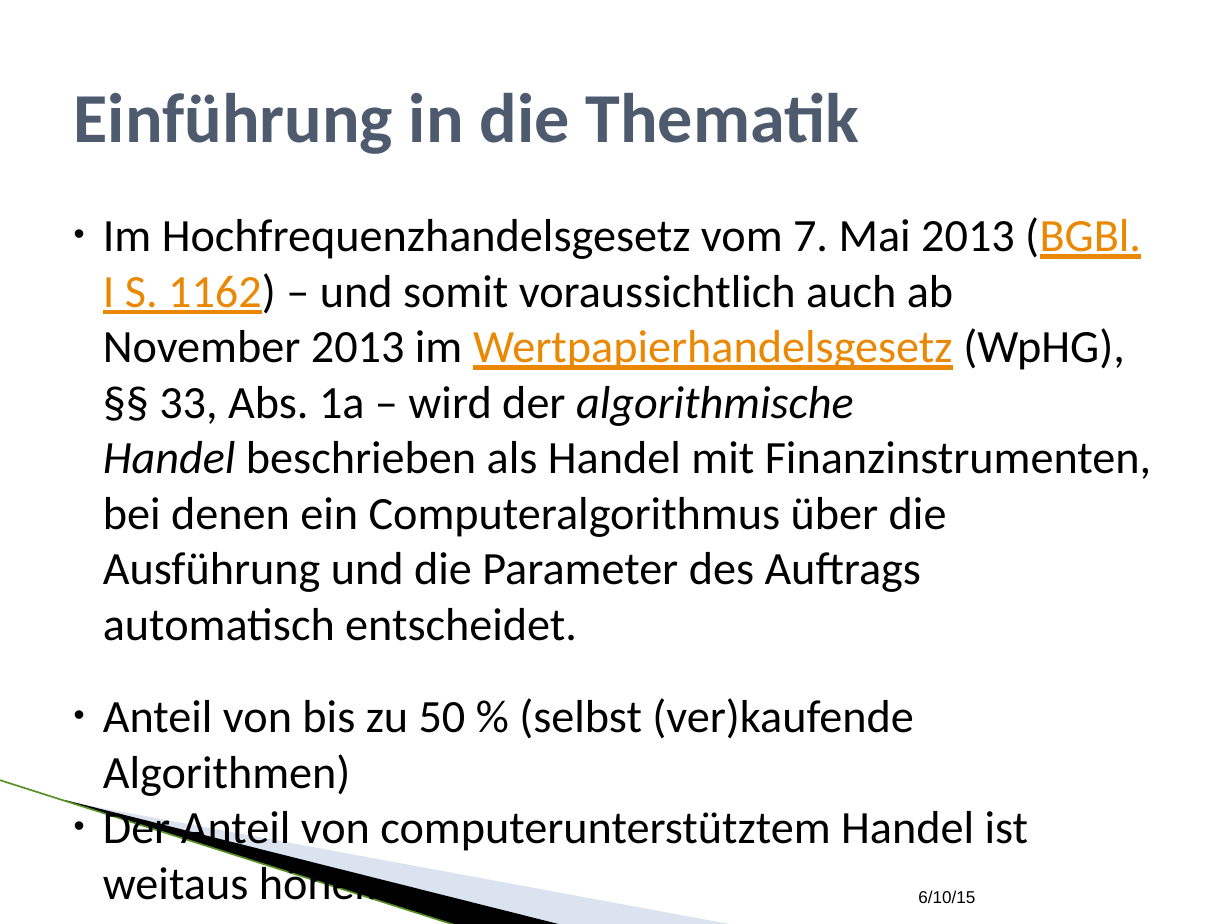
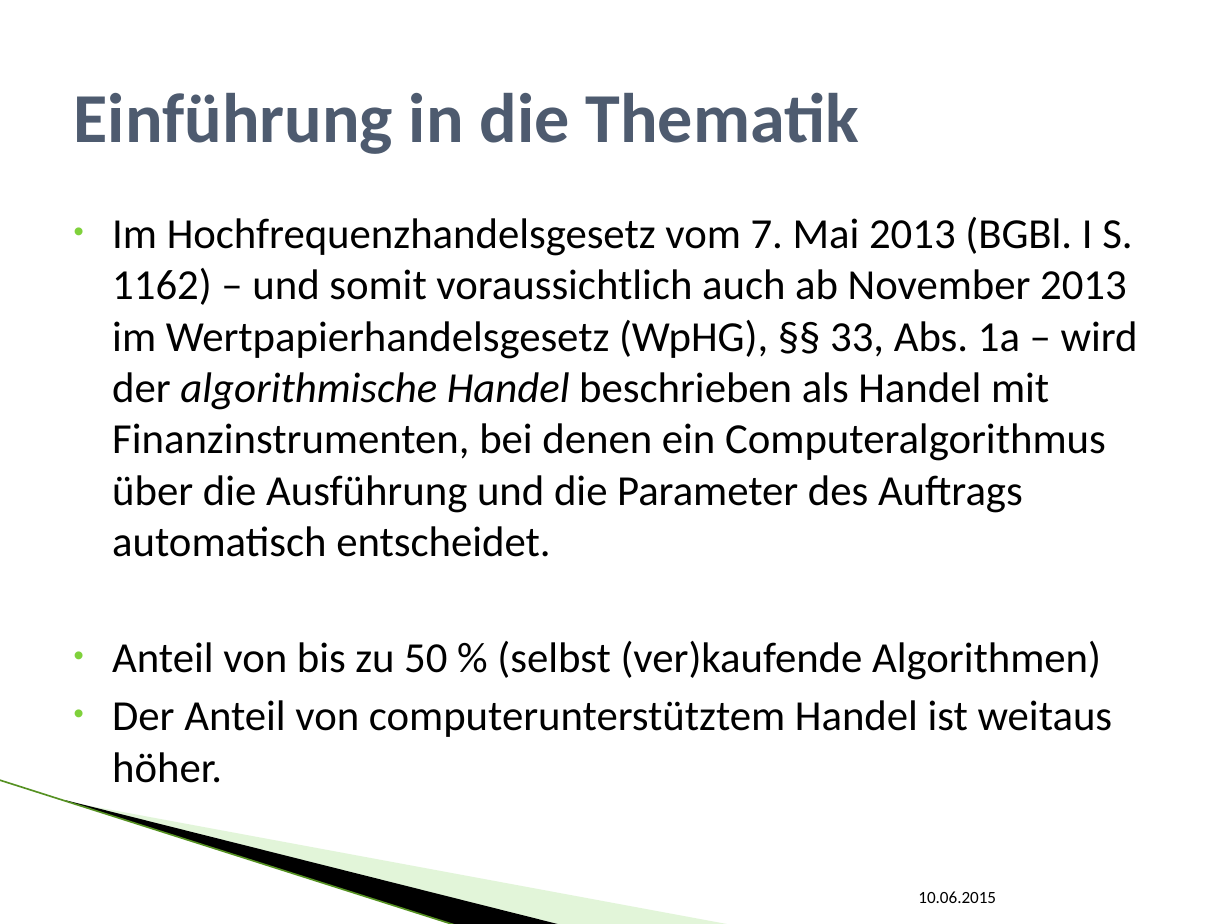
Before and after one commit to SEPSkyware6MM/StockForecast, a slide deck: slide 3 of ALR_Vortrag.pptx. Drawn at 1232x924 pixels with LibreOffice and Linux fonts; fonts in the diff are those of the drawing; background and template pictures are left out. Boxes give left, top, right and bottom in pixels: in the first picture for what was removed or moved away, otherwise in the second. Text is boxed around its words. In the diff, an @@ line names an element or a change of style, - is before the commit and + after.

```diff
--- a/ALR_Vortrag.pptx
+++ b/ALR_Vortrag.pptx
@@ text "Im Hochfrequenzhandelsgesetz vom 7. Mai ..." at (x1=112, y1=217, x2=1138, y2=783): size 27 to 25 pt; text colour #EB8803 to #000000, underline off in "(BGBl. I S. 1162) Wertpapierhandelsgesetz"; indent changed; more space between paragraphs @@
@@ line (0, 780) - (457, 924): stroke #559122 0.96 pt to #B1E399 0.95 pt @@
@@ freeform shape at (x1=65, y1=800, x2=563, y2=924): outline redrawn @@
@@ freeform shape at (x1=68, y1=801, x2=733, y2=924): fill #A7B9DB at 40% opacity to #B8E7A1 at 40% opacity @@
@@ text at (x1=918, y1=891, x2=996, y2=903): text changed; font Arial to Calibri @@
-6/10/15
+10.06.2015
```
Also in this commit, not shown: 18 other slides changed, 3 slides added, 2 slides removed.
